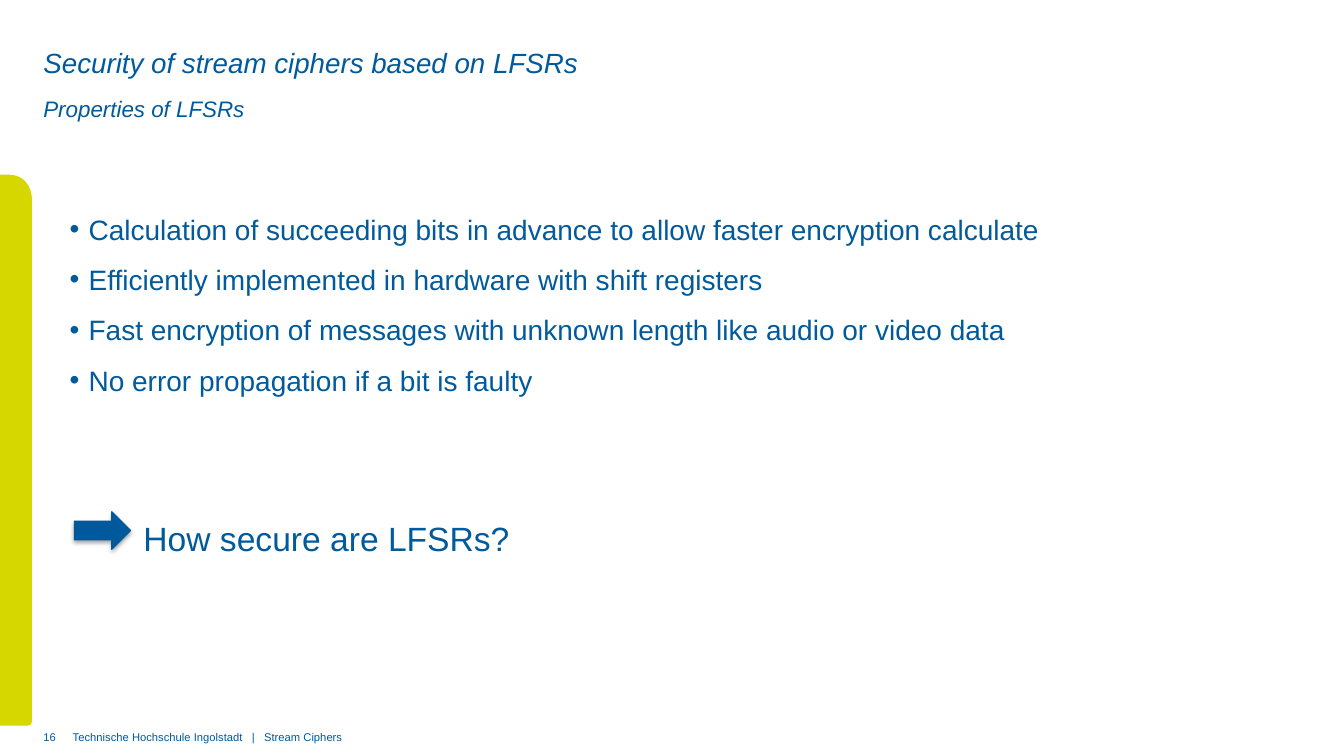
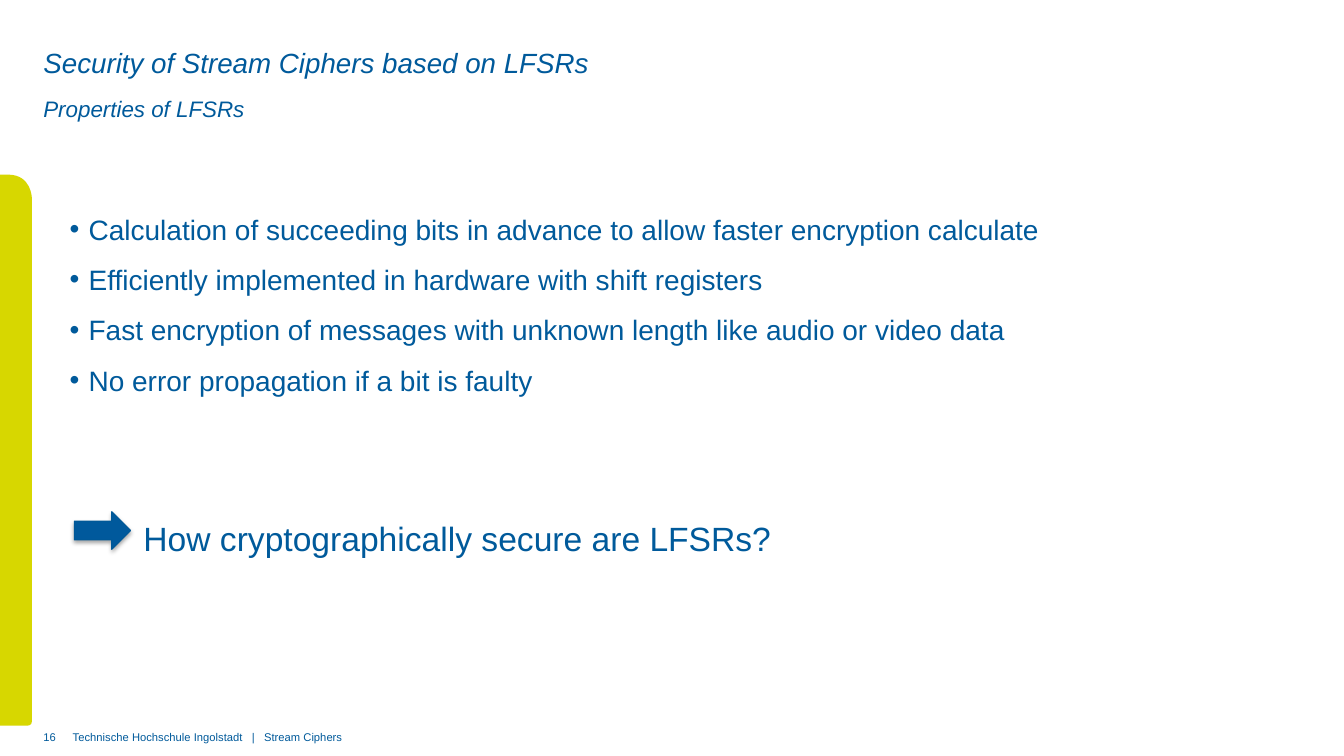
Before and after one commit to xThale/crypto-stream-ciphers, a slide deck: slide 16 of Präsentation/Merged Presentation.pptx. Drawn at 1344x756 pixels with LibreOffice and Linux fonts; fonts in the diff are those of the drawing; background and template pictures are left out. Boxes give left, top, right and bottom in pixels: in the first picture for what was removed or moved away, otherwise in the second. Text is boxed around its words. In the diff, an @@ line names an element or a change of style, - is before the commit and + after.

```diff
--- a/Präsentation/Merged Presentation.pptx
+++ b/Präsentation/Merged Presentation.pptx
@@ title at [43,53,589,79]: text changed @@
-Security of stream ciphers based on LFSRs
+Security of Stream Ciphers based on LFSRs
@@ text at [143,526,771,558]: text changed @@
-How secure are LFSRs?
+How cryptographically secure are LFSRs?
```
Also in this commit, not shown: 7 other slides changed, 10 other files.
